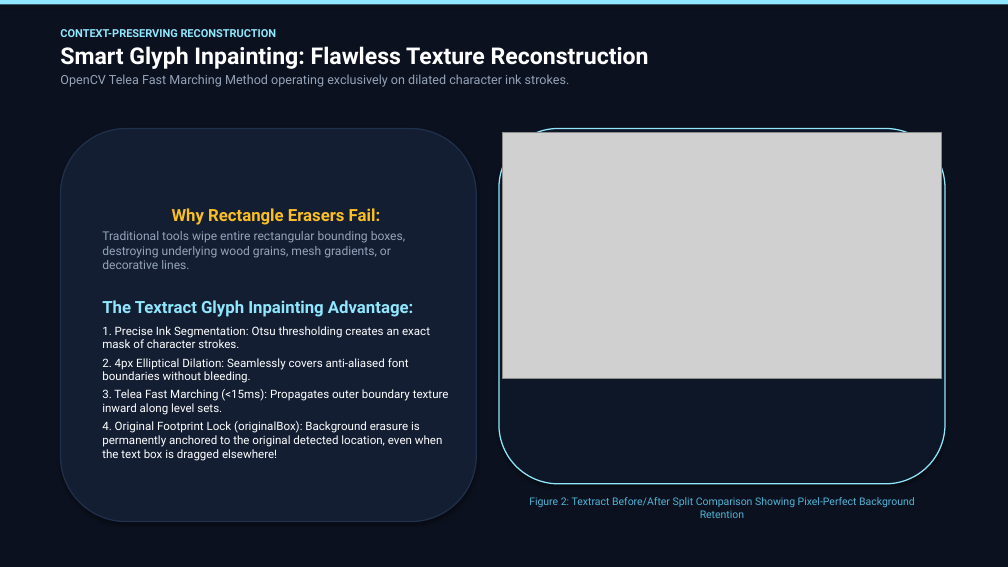
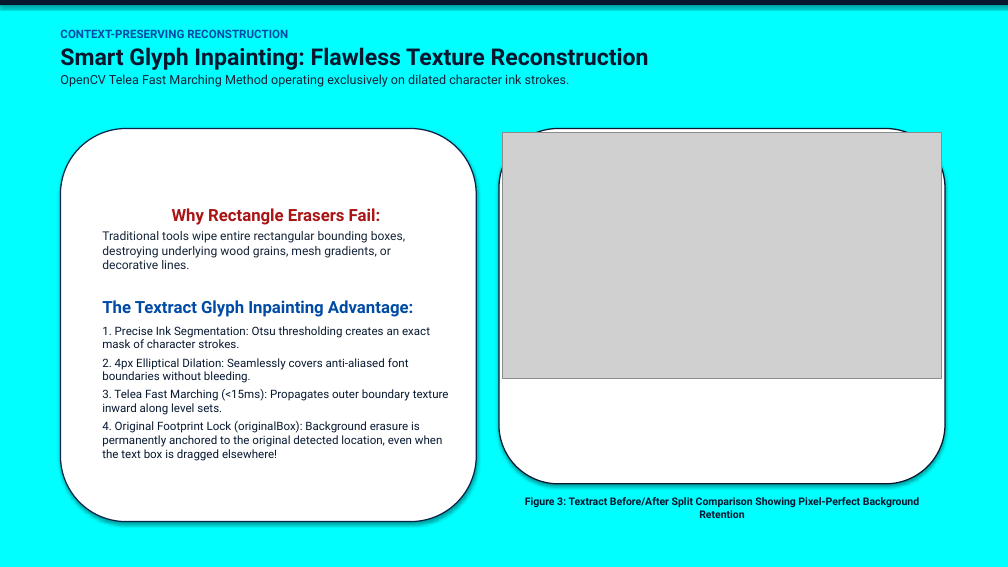
Before and after one commit to gou2005/Textract, a slide deck: slide 6 of Textract_iQOO_Hackathon_2026.pptx. Drawn at 1008x567 pixels with LibreOffice and Linux fonts; fonts in the diff are those of the drawing; grey boxes stand for pictures. Boxes give left, top, right and bottom in pixels: in the first picture for what was removed or moved away, otherwise in the second. Text is boxed around its words. In the diff, an @@ line names an element or a change of style, - is before the commit and + after.

Commit message:
Update PPT presentation background theme to pure cyan (#00FFFF) with high-contrast typography

```diff
--- a/Textract_iQOO_Hackathon_2026.pptx
+++ b/Textract_iQOO_Hackathon_2026.pptx
@@ rectangle at bbox=[0, 0, 1008, 567]: fill #0B111E to #00FFFF @@
@@ rectangle at bbox=[0, 0, 1008, 5]: fill #90E6FC to #061830 @@
@@ text "CONTEXT-PRESERVING RECONSTRUCTION" at bbox=[60, 29, 649, 87]: size 10.5 to 11 pt, text colour #90E6FC to #004BA5 in "CONTEXT-PRESERVING RECONSTRUCTION"; text colour #FFFFFF to #061830 in "Smart Glyph Inpainting: Flawless Texture Reconstruction"; text colour #94A3B8 to #142438 in "OpenCV Telea Fast Marching Method operating exclusively ..." @@
@@ rounded rectangle "Why Rectangle Erasers Fail:" at bbox=[60, 129, 476, 522]: text colour #FBBF24 to #AA1414 in "Why Rectangle Erasers Fail:"; text colour #94A3B8 to #142438 in "Traditional tools wipe entire rectangular bounding boxes, ..."; text colour #90E6FC to #004BA5 in "The Textract Glyph Inpainting Advantage:"; text colour #FFFFFF to #061830 in "1. Precise Ink Segmentation: Otsu thresholding creates ...", "2. 4px Elliptical Dilation: Seamlessly covers anti-aliased ...", "3. Telea Fast Marching (<15ms): Propagates outer ...", "4. Original Footprint Lock (originalBox): Background erasure ..."; fill #131E32 to #FFFFFF; outline #20304C 1.2 pt to #08264B 1.2 pt @@
@@ rounded rectangle at bbox=[499, 129, 945, 484]: fill #0E1727 to #FFFFFF; outline #90E6FC 1.2 pt to #061830 1.2 pt @@
@@ text at bbox=[525, 497, 919, 518]: text changed; text colour #50B4D7 to #061830; bold on @@
-Figure 2: Textract Before/After Split Comparison Showing Pixel-Perfect Background Retention
+Figure 3: Textract Before/After Split Comparison Showing Pixel-Perfect Background Retention
```
Also in this commit, not shown: 11 other slides changed, 1 other file.
